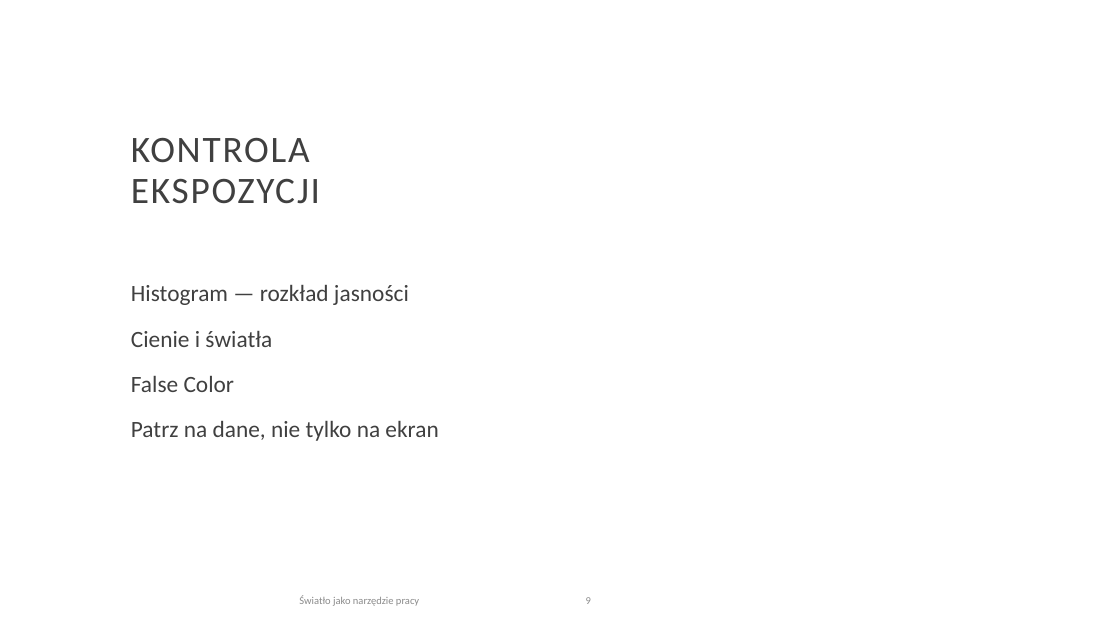
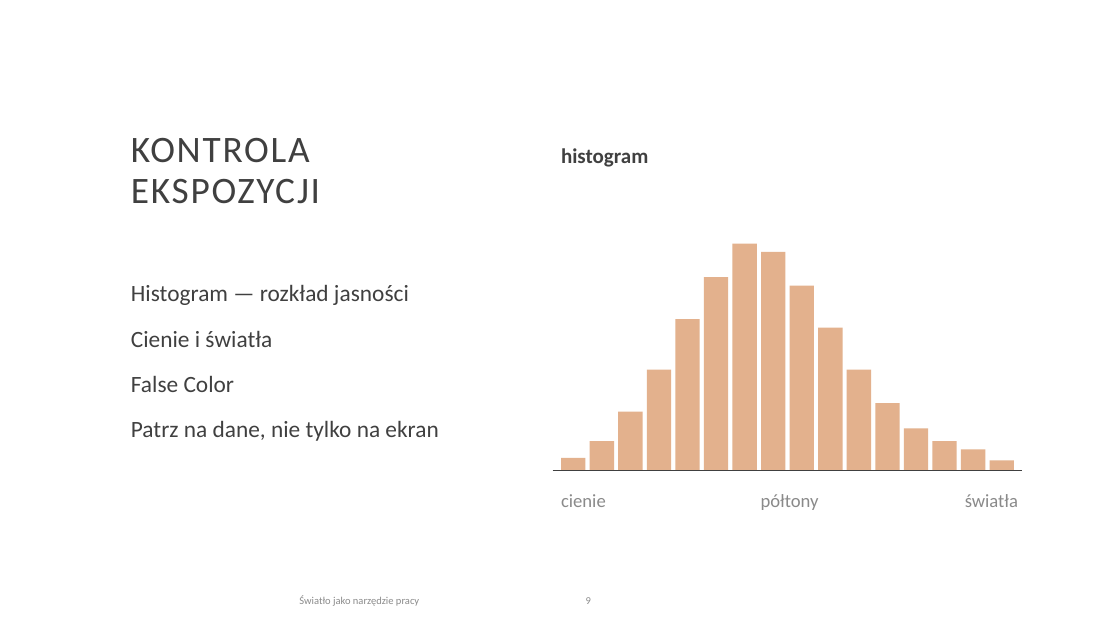
Before and after one commit to kontakt334/4eyes, a slide deck: slide 9 of projekty/warsztaty-beauty-product/swiatlo-jako-narzedzie-pracy-poprawiona.pptx. Drawn at 1120x630 pixels with LibreOffice and Linux fonts; fonts in the diff are those of the drawing; background and template pictures are left out. Boxes give left, top, right and bottom in pixels: in the first picture for what was removed or moved away, otherwise in the second. Text is boxed around its words. In the diff, an @@ line names an element or a change of style, - is before the commit and + after.

```diff
--- a/projekty/warsztaty-beauty-product/swiatlo-jako-narzedzie-pracy-poprawiona.pptx
+++ b/projekty/warsztaty-beauty-product/swiatlo-jako-narzedzie-pracy-poprawiona.pptx
@@ text added at [561, 148, 648, 167], 18 pt, text #404040, bold @@
+histogram
@@ rectangle added at [733, 244, 757, 471], fill #E3B18D @@
@@ rectangle added at [761, 252, 786, 471], fill #E3B18D @@
@@ rectangle added at [704, 277, 728, 471], fill #E3B18D @@
@@ rectangle added at [790, 286, 814, 471], fill #E3B18D @@
@@ rectangle added at [676, 319, 700, 471], fill #E3B18D @@
@@ rectangle added at [818, 328, 843, 471], fill #E3B18D @@
@@ rectangle added at [647, 370, 671, 471], fill #E3B18D @@
@@ rectangle added at [847, 370, 871, 471], fill #E3B18D @@
@@ rectangle added at [618, 412, 643, 471], fill #E3B18D @@
@@ rectangle added at [875, 403, 900, 471], fill #E3B18D @@
@@ rectangle added at [590, 441, 614, 471], fill #E3B18D @@
@@ rectangle added at [904, 429, 928, 471], fill #E3B18D @@
@@ rectangle added at [933, 441, 957, 471], fill #E3B18D @@
@@ line added from (553, 471) to (1023, 471), #404040 1.5 pt @@
@@ rectangle added at [561, 458, 586, 471], fill #E3B18D @@
@@ rectangle added at [961, 450, 986, 471], fill #E3B18D @@
@@ rectangle added at [990, 460, 1014, 471], fill #E3B18D @@
@@ text added at [561, 494, 606, 507], 16 pt, text #8A8A8A @@
+cienie
@@ text added at [761, 494, 819, 510], 16 pt, text #8A8A8A @@
+półtony
@@ text added at [965, 494, 1018, 507], 16 pt, text #8A8A8A @@
+światła
```
Also in this commit, not shown: 5 other slides changed, 1 other file.
